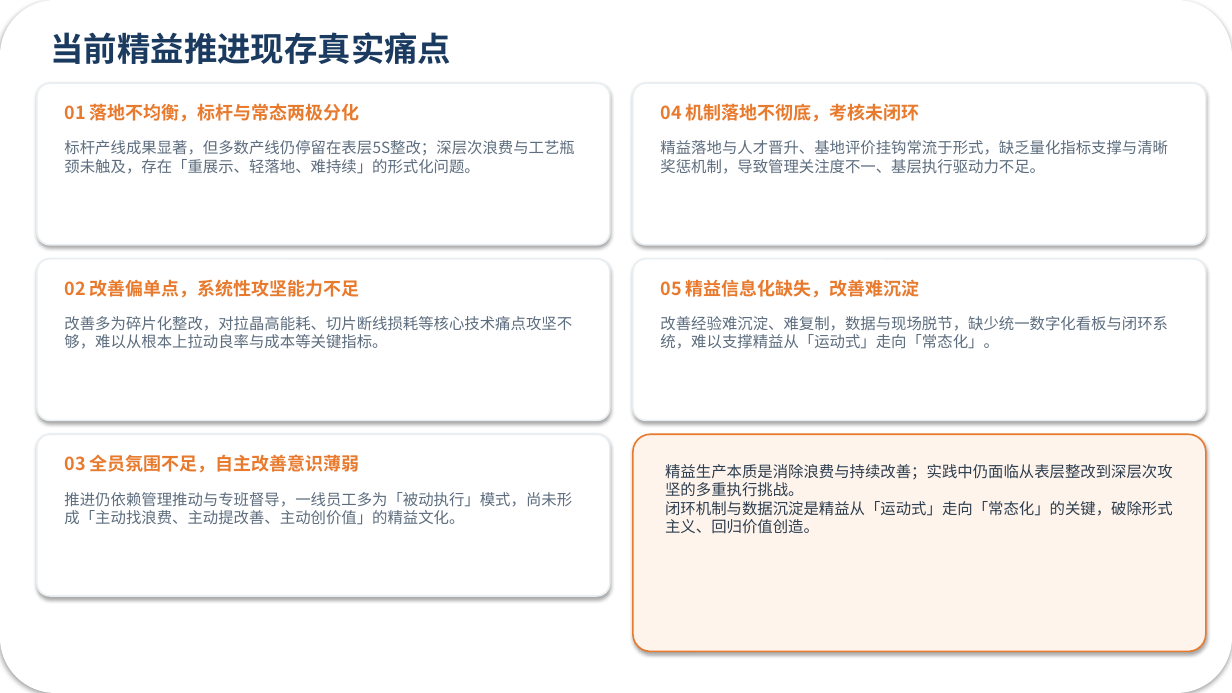
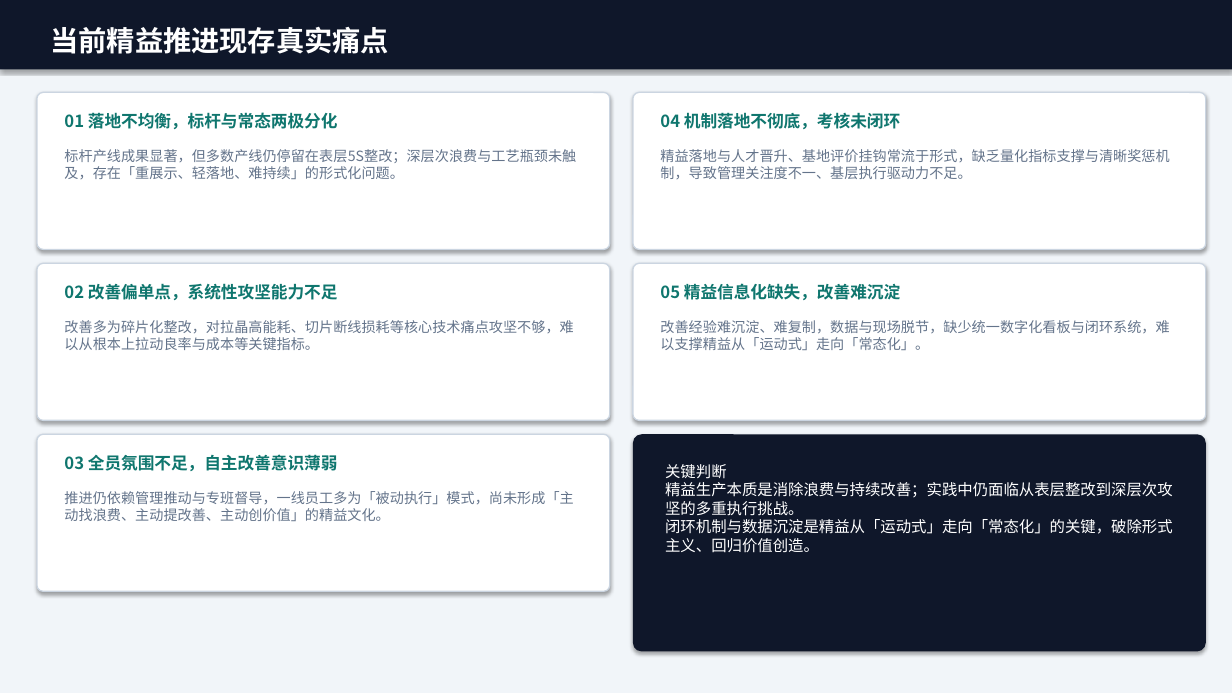
Before and after one commit to hifimanmini/ppt-agent, a slide deck: slide 1 of examples/gps-lean-xiangzong/output/GPS精益_筑基势起_向总汇报.pptx. Drawn at 1232x693 pixels with LibreOffice and Linux fonts; fonts in the diff are those of the drawing. Boxes give left, top, right and bottom in pixels: in the first picture for what was removed or moved away, otherwise in the second. Text is boxed around its words. In the diff, an @@ line names an element or a change of style, - is before the commit and + after.

```diff
--- a/examples/gps-lean-xiangzong/output/GPS精益_筑基势起_向总汇报.pptx
+++ b/examples/gps-lean-xiangzong/output/GPS精益_筑基势起_向总汇报.pptx
@@ rectangle at [0,0,1232,693]: rounded rectangle to rectangle; fill #FFFFFF to #F1F5F9 @@
@@ rectangle added at [0,0,1232,69], fill #0F172A @@
@@ text "当前精益推进现存真实痛点" at [51,26,389,54]: size 26 to 22 pt, text colour #1B3A5F to #FFFFFF @@
@@ rounded rectangle: place and size @@
-rounded rectangle at [37,83,610,245]
+rounded rectangle at [37,92,610,250]
@@ text "01 落地不均衡，标杆与常态两极分化": place and size @@
-text "01 落地不均衡，标杆与常态两极分化" at [64,103,360,122]
+text "01 落地不均衡，标杆与常态两极分化" at [64,112,338,129]
@@ outline #E8EEF2 1.25 pt to #CBD5E1 1 pt; proportions changed in 5 elements at [37,263,610,421], [37,434,610,592], [633,263,1206,421], [37,92,610,250], [633,92,1206,250] @@
@@ rounded rectangle: place and size @@
-rounded rectangle at [633,83,1206,245]
+rounded rectangle at [633,92,1206,250]
@@ size 14 to 13 pt, text colour #E87A2E to #0F766E in 5 elements at [64,454,338,471], [64,283,338,300], [660,283,900,300], [64,112,338,129], [660,112,900,129] @@
@@ text "04 机制落地不彻底，考核未闭环": place and size @@
-text "04 机制落地不彻底，考核未闭环" at [660,103,920,122]
+text "04 机制落地不彻底，考核未闭环" at [660,112,900,129]
@@ text "标杆产线成果显著，但多数产线仍停留在表层5S整改；深层次浪费与工艺瓶颈未触及，存在「重展示、轻落地、难持续」的形式化问题 ...": place and size @@
-text "标杆产线成果显著，但多数产线仍停留在表层5S整改；深层次浪费与工艺瓶颈未触及，存在「重展示、轻落地、难持续」的形式化问题 ..." at [64,140,574,174]
+text "标杆产线成果显著，但多数产线仍停留在表层5S整改；深层次浪费与工艺瓶颈未触及，存在「重展示、轻落地、难持续」的形式化问题 ..." at [64,149,576,179]
@@ size 12 to 11 pt, text colour #5D6D7E to #64748B in 5 elements at [64,320,573,350], [64,491,573,521], [660,320,1169,350], [64,149,576,179], [660,149,1169,179] @@
@@ text "精益落地与人才晋升、基地评价挂钩常流于形式，缺乏量化指标支撑与清晰奖惩机制，导致管理关注度不一、基层执行驱动力不足。": place and size @@
-text "精益落地与人才晋升、基地评价挂钩常流于形式，缺乏量化指标支撑与清晰奖惩机制，导致管理关注度不一、基层执行驱动力不足。" at [660,140,1168,174]
+text "精益落地与人才晋升、基地评价挂钩常流于形式，缺乏量化指标支撑与清晰奖惩机制，导致管理关注度不一、基层执行驱动力不足。" at [660,149,1169,179]
@@ rounded rectangle: place and size @@
-rounded rectangle at [37,259,610,421]
+rounded rectangle at [37,263,610,421]
@@ rounded rectangle: place and size @@
-rounded rectangle at [633,259,1206,421]
+rounded rectangle at [633,263,1206,421]
@@ rounded rectangle: place and size @@
-rounded rectangle at [37,434,610,596]
+rounded rectangle at [37,434,610,592]
@@ rounded rectangle at [633,434,1206,652]: fill #FFF4EB to #0F172A; outline #E87A2E 1.25 pt to none; proportions changed @@
@@ text at [665,464,1173,553]: text changed; text colour #2C3E50 to #FFFFFF @@
-精益生产本质是消除浪费与持续改善；实践中仍面临从表层整改到深层次攻坚的多重执行挑战。
-闭环机制与数据沉淀是精益从「运动式」走向「常态化」的关键，破除形式主义、回归价值创造。
+关键判断
+精益生产本质是消除浪费与持续改善；实践中仍面临从表层整改到深层次攻坚的多重执行挑战。
+闭环机制与数据沉淀是精益从「运动式」走向「常态化」的关键，破除形式主义、回归价值创造。
```
Also in this commit, not shown: 5 other slides changed, 16 other files.
